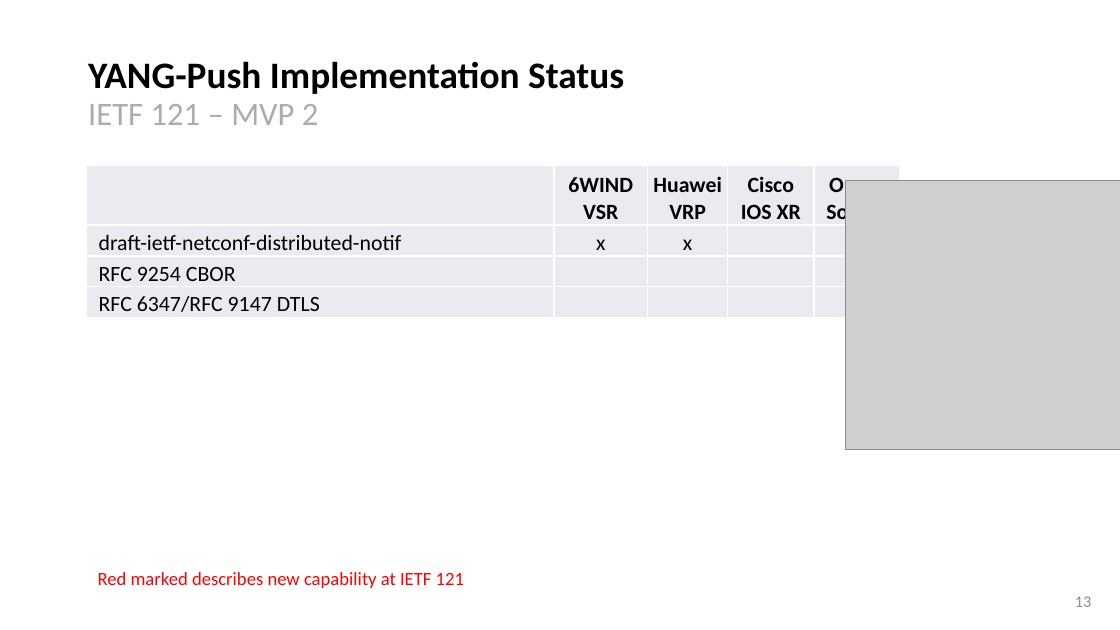
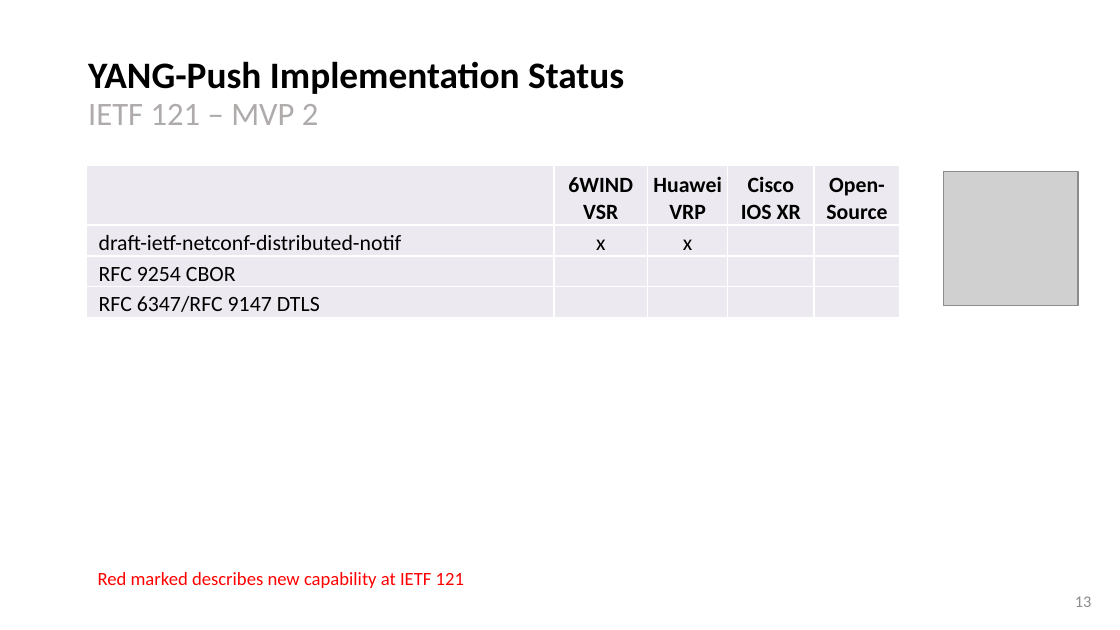
Before and after one commit to network-analytics/ietf-network-analytics-document-status, a slide deck: slide 13 of 121/Hackathon/ietf-121-hackathon-validate-yang-push-publisher.pptx. Drawn at 1120x630 pixels with LibreOffice and Linux fonts; fonts in the diff are those of the drawing; grey boxes stand for pictures. Boxes give left, top, right and bottom in pixels: in the first picture for what was removed or moved away, otherwise in the second. Text is boxed around its words. In the diff, an @@ line names an element or a change of style, - is before the commit and + after.

```diff
--- a/121/Hackathon/ietf-121-hackathon-validate-yang-push-publisher.pptx
+++ b/121/Hackathon/ietf-121-hackathon-validate-yang-push-publisher.pptx
@@ picture added at (944,171,1079,306) @@
@@ picture removed at (846,180,1120,449) @@
```
Also in this commit, not shown: 2 other slides changed, 5 other files.
